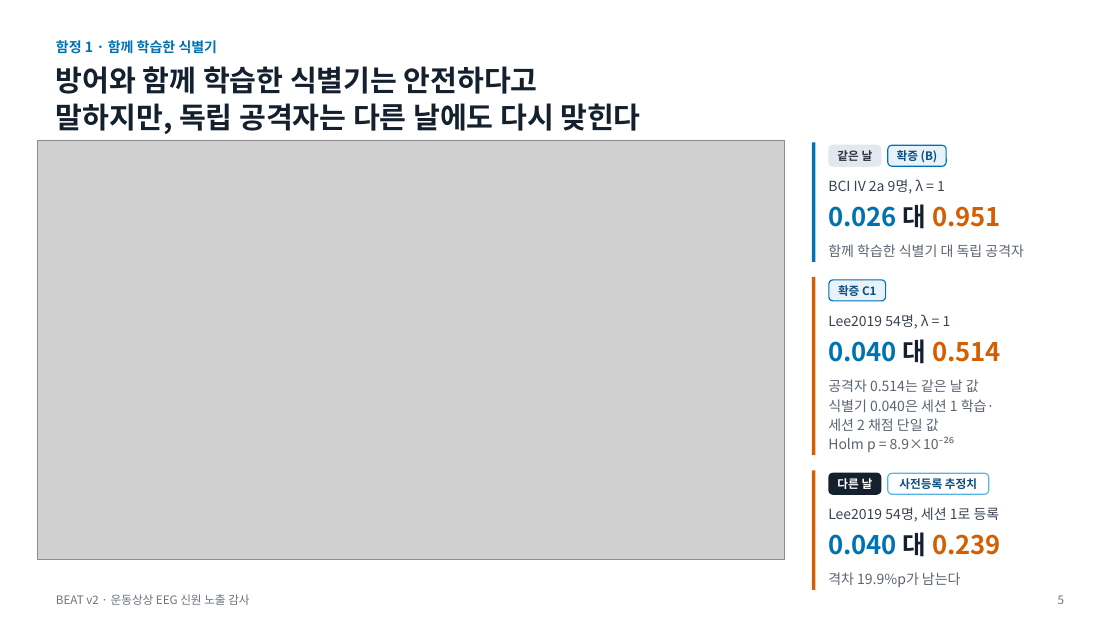
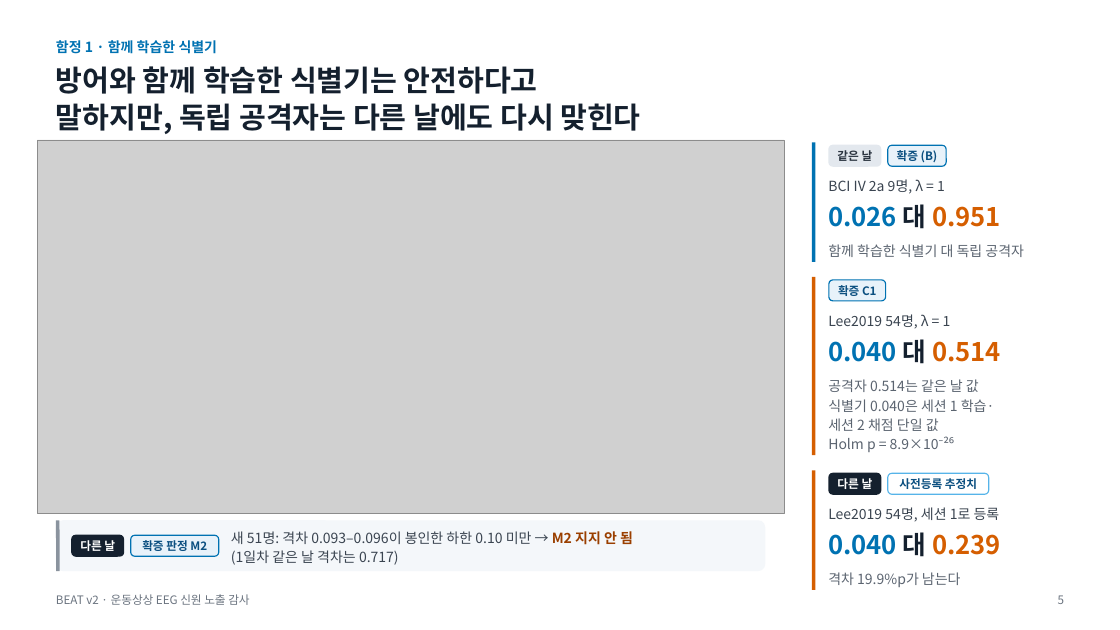
Before and after one commit to gigalove6783-pixel/beat-eeg-privacy, a slide deck: slide 5 of presentation/BEAT_v2_talk.pptx. Drawn at 1120x630 pixels with LibreOffice and Linux fonts; fonts in the diff are those of the drawing; grey boxes stand for pictures. Boxes give left, top, right and bottom in pixels: in the first picture for what was removed or moved away, otherwise in the second. Text is boxed around its words. In the diff, an @@ line names an element or a change of style, - is before the commit and + after.

Commit message:
Talk deck v2 with study M case (b) (slides 5, 9-11, 13; new backup B8 with the EQ reading-rule grid); deck numbers registered (999 occurrences)

```diff
--- a/presentation/BEAT_v2_talk.pptx
+++ b/presentation/BEAT_v2_talk.pptx
@@ picture: place and size @@
-picture at <box>37,140,784,560</box>
+picture at <box>37,140,784,513</box>
@@ rounded rectangle added at <box>56,520,765,571</box>, fill #F4F7FA @@
@@ line added from (58, 520) to (58, 571), #8A939E 3 pt @@
@@ rounded rectangle added at <box>71,535,124,557</box>, fill #14202E, 10 pt, text #FFFFFF, bold @@
+다른 날
@@ rounded rectangle added at <box>131,535,219,556</box>, fill #E8F2FA, outline #0072B2 1 pt, 10 pt, text #0B4F80, bold @@
+확증 판정 M2
@@ text added at <box>231,529,633,565</box>, 12 pt, text #3A4450 @@
+새 51명: 격차 0.093–0.096이 봉인한 하한 0.10 미만 → M2 지지 안 됨
+(1일차 같은 날 격차는 0.717)
```
Also in this commit, not shown: 2 other slides changed, 1 slide added, 3 other files.
